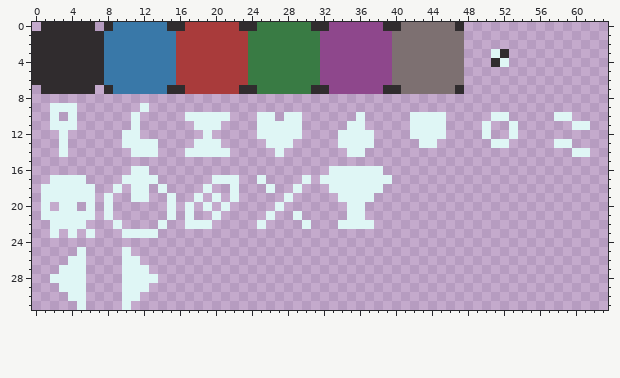
File history of a pixel-art file, asset_src/graphics/gui/ui.ase. The first picture shows the starting point.
64x32 pixels, 1 frame.
After:
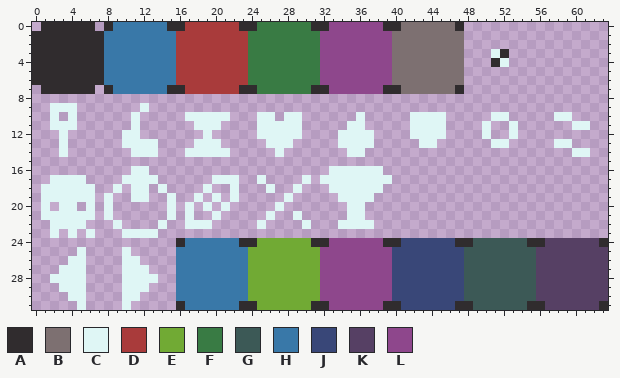
Palette (. is transparent): A #302c2e  B #7d7071  C #dff6f5  D #a93b3b  E #71aa34  F #397b44  G #3c5956  H #3978a8  J #394778  K #564064  L #8e478c
Edits made:
y 24: x 16..63 ................................................ -> AHHHHHHAAEEEEEEAALLLLLLAAJJJJJJAAGGGGGGAAKKKKKKA
y 25..30: x 16..63 ................................................ -> HHHHHHHHEEEEEEEELLLLLLLLJJJJJJJJGGGGGGGGKKKKKKKK
y 31: x 16..63 ................................................ -> AHHHHHHAAEEEEEEAALLLLLLAAJJJJJJAAGGGGGGAAKKKKKKA
